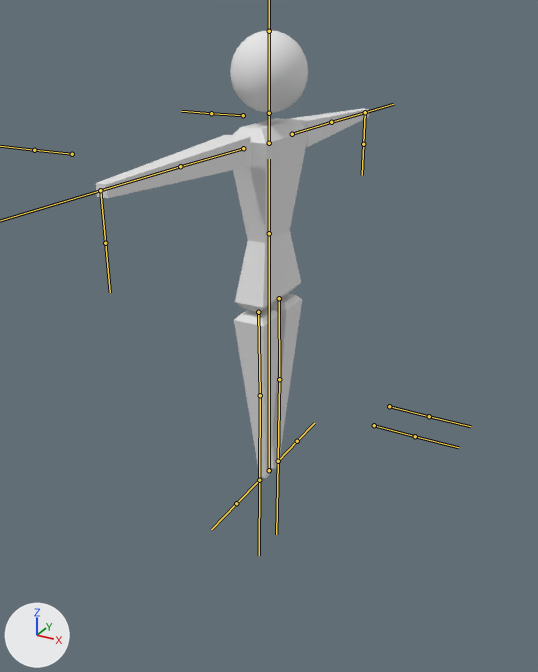
One commit to the FBX model 3DGameAssets/FBXs/Player.fbx: the scene before it, then after it.
Before and after are seen from a camera (50 mm lens) standing at (0.531, -0.966, 0.74) and looking at (0.02, -0.038, 0.276). Every picture has the same lights, and +X, +Y and +Z are marked at lower left. The bones that bend it are drawn over the model as lines.

Objects in the first picture: 'Player_Mesh'.
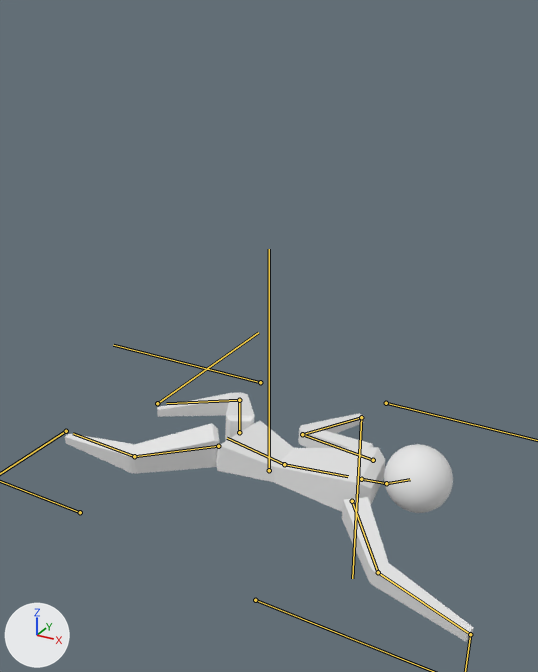
The newer file adds an action. The first version stands in its rest pose; the second is drawn at frame 19 of the action 'Player_Arma|P_Death'.

Changed parts and their boxes [x1, y1, x2, y2] in the pictures (538 x 672 px):
'Player_Mesh', posed (50% wider, 44% shorter): before [96, 30, 369, 478]; after [65, 393, 474, 642]
bone 'Torso', root to tip: before (269, 233) to (269, 159); after (284, 464) to (348, 476)
bone 'Head', root to tip: before (269, 113) to (269, 31); after (386, 483) to (410, 479)
bone 'RBicep', root to tip: before (243, 148) to (180, 166); after (352, 501) to (378, 572)
bone 'RForearm', root to tip: before (180, 166) to (100, 190); after (378, 572) to (470, 634)
bone 'Hips', root to tip: before (269, 233) to (269, 308); after (284, 464) to (227, 438)
bone 'RThigh', root to tip: before (258, 312) to (260, 395); after (218, 446) to (134, 456)
bone 'RCalf', root to tip: before (260, 395) to (259, 480); after (134, 456) to (73, 433)
bone 'LThigh', root to tip: before (279, 298) to (279, 379); after (239, 432) to (239, 400)
bone 'LCalf', root to tip: before (279, 379) to (278, 461); after (239, 400) to (166, 403)
bone 'LBicep', root to tip: before (292, 134) to (331, 122); after (373, 460) to (302, 434)
bone 'LForearm', root to tip: before (331, 122) to (365, 112); after (302, 434) to (361, 417)

The change in detail:
Bone 'Torso' (bone_torso) moves from (0.0, 0.0, 0.0) to (0.03, -0.405, 0.0).
Bone 'Torso' (bone_torso) turns from (0, 0, 0) to (-8, -5, -88) degrees about its own x, y and z.
Bone 'Head' (bone_head) turns from (0, 0, 0) to (2, 5, 23) degrees about its own x, y and z.
Bone 'RBicep' (bone_rbicep) turns from (0, 0, 0) to (81, 61, 93) degrees about its own x, y and z.
Bone 'RForearm' (bone_rforearm) turns from (0, 0, 0) to (0, 0, 36) degrees about its own x, y and z.
Bone 'Hips' (bone_hips) turns from (0, 0, 0) to (11, 0, 9) degrees about its own x, y and z.
Bone 'RThigh' (bone_rthigh) turns from (0, 0, 0) to (-71, 49, -81) degrees about its own x, y and z.
Bone 'RCalf' (bone_rcalf) turns from (0, 0, 0) to (0, 0, 38) degrees about its own x, y and z.
Bone 'LThigh' (bone_lthigh) turns from (0, 0, 0) to (91, -34, -97) degrees about its own x, y and z.
Bone 'LCalf' (bone_lcalf) turns from (0, 0, 0) to (0, 0, 98) degrees about its own x, y and z.
Bone 'LBicep' (bone_lbicep) turns from (0, 0, 0) to (-87, -15, 89) degrees about its own x, y and z.
Bone 'LForearm' (bone_lforearm) turns from (0, 0, 0) to (0, 0, -108) degrees about its own x, y and z.
